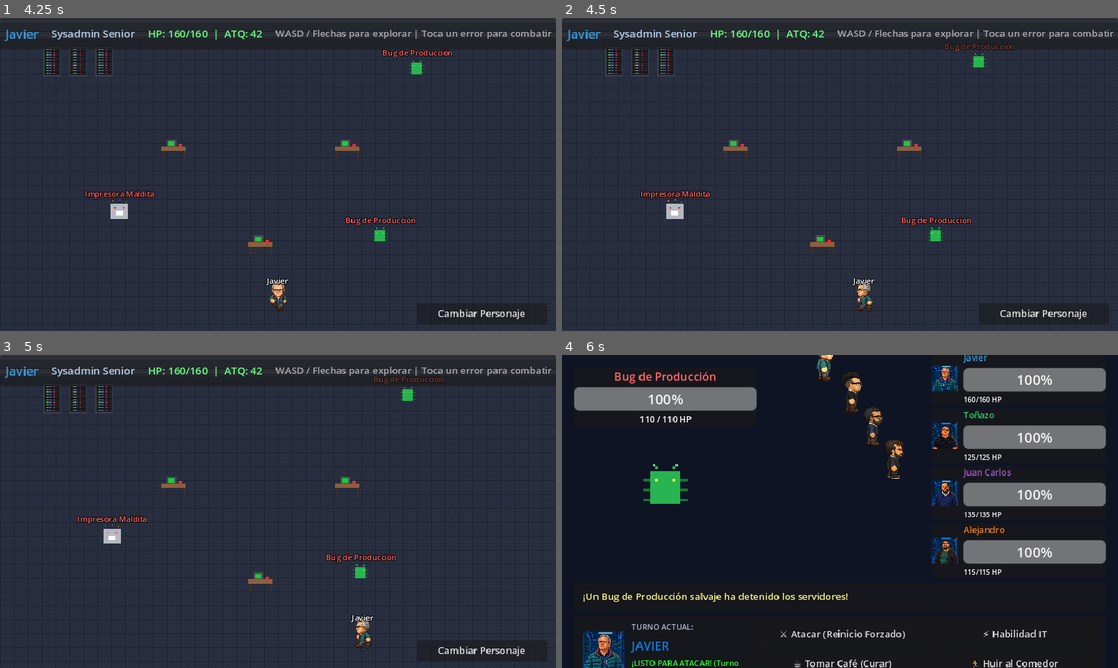
Above: before the commit, frames 1-4 (two rows, left to right).
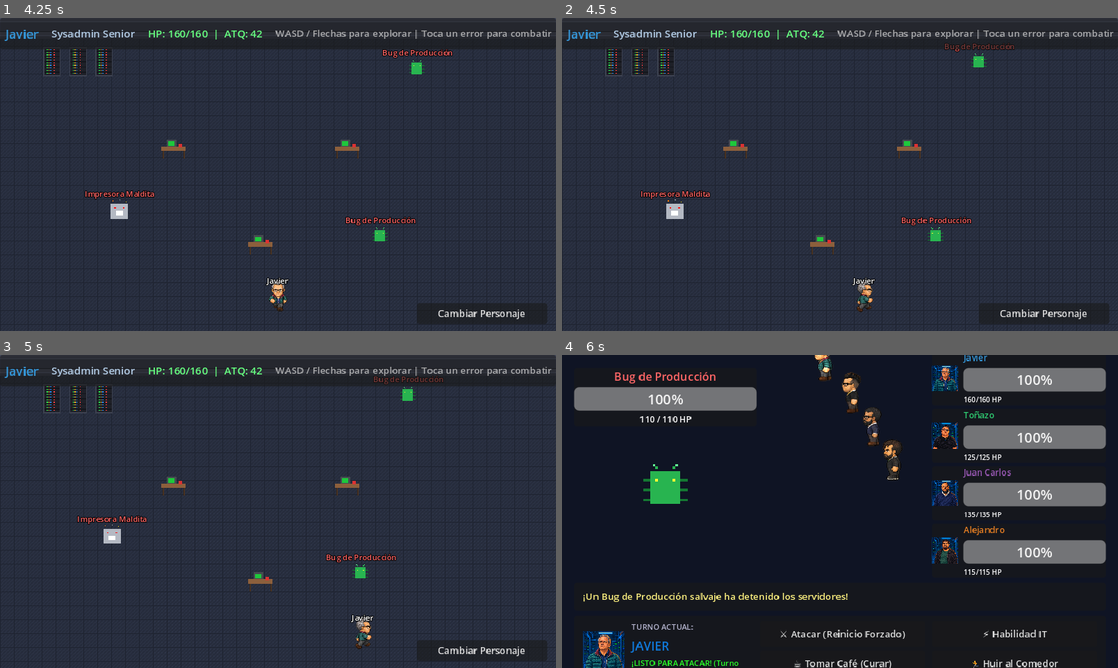
Above: after the commit, the same moments.

Repository: nevalova/it-adventures
Game: Godot game, scene res://scenes/title_screen.tscn
The game is run twice, just before and just after one commit, with the same random seed, the same clock (stepped at 60 frames per second) and the same inputs.
Inputs (mouse positions are in pixels of both pictures, inside the frame that each line leads up to):
- Up to frame 1 (4.25 s): tap Space at 0.5, 0.6, 3.6 s; move the mouse to (400, 158) at 0.52 s; hold Right (ui_right) 0.53-1.25 s; click (400, 158) at 0.67 s; tap Enter (ui_accept) at 0.77, 3.77 s; click "▶ INICIAR AVENTURA CON ESTE H…" at 1.25 s; click "Cambiar Personaje" at 2 s; click "▶ INICIAR AVENTURA CON ESTE H…" at 2.75 s; move the mouse to (166, 190) at 3.52 s; hold Down (ui_down) from 3.53 s (still down)
- Up to frame 2 (4.5 s): move the mouse to (895, 105) at 4.27 s; release Down (ui_down) at 4.28 s; hold Right (ui_right) from 4.28 s (still down); tap Space at 4.35 s
- Up to frame 3 (5 s): keep holding Right (ui_right)
- Up to frame 4 (6 s): move the mouse to (812, 574) at 5.02 s; release Right (ui_right) at 5.03 s; hold Up (ui_up) 5.03-5.78 s; tap Space at 5.1, 5.85 s; click (812, 574) at 5.17 s; tap Enter (ui_accept) at 5.27 s; move the mouse to (1006, 558) at 5.77 s; hold Left (ui_left) from 5.78 s (still down)

Frame 1 is identical in both runs. In frame 2, 0.2% of the frame differs, in the area x 53-56%, y 84-94%; in frame 3, 0.2%; in frame 4, 0.8%, in the area x 45-62%, y 0-40%.

Commit message:
Fix 8-direction walking rotation and battle facing direction

Diff:
--- a/scripts/battle.gd
+++ b/scripts/battle.gd
@@ -93,8 +93,8 @@
 		spr.vframes = 12
 		spr.scale = Vector2(0.32, 0.32)
 		spr.position = Vector2(base_x + i * step_x, base_y + i * step_y)
-		# Row 6 (mirando a la izquierda hacia el enemigo)
-		spr.frame = 6 * 4 + 0
+		# Row 2 (mirando a la izquierda hacia el enemigo)
+		spr.frame = 2 * 4 + 0
 		hero_sprites_container.add_child(spr)
 		battler_sprites.append(spr)
 
@@ -189,7 +189,7 @@
 			active_hero_status.modulate = Color(0.4, 1.0, 0.4)
 			btn_attack.disabled = false
 			btn_attack.text = "⚔ Atacar (Reinicio Forzado)"
-			if spr: spr.frame = 6 * 4 + 0 # Listo mirando al enemigo
+			if spr: spr.frame = 2 * 4 + 0 # Listo mirando al enemigo
 		else:
 			active_hero_status.text = "💤 Tomando Café & Memes (Turno No)"
 			active_hero_status.modulate = Color(1.0, 0.8, 0.2)
@@ -201,7 +201,7 @@
 		active_hero_status.modulate = Color(1, 1, 1)
 		btn_attack.disabled = false
 		btn_attack.text = "⚔ Atacar"
-		if spr: spr.frame = 6 * 4 + 0
+		if spr: spr.frame = 2 * 4 + 0
 
 func reset_active_sprite_position():
 	var spr = get_active_sprite()
@@ -300,7 +300,7 @@
 	tween.tween_callback(func(): spr.frame = 9 * 4 + 2) # Frame con efecto cortante azul
 	tween.tween_interval(0.15)
 	tween.tween_property(spr, "position:x", original_x, 0.1)
-	tween.tween_callback(func(): spr.frame = 6 * 4 + 0)
+	tween.tween_callback(func(): spr.frame = 2 * 4 + 0)
 
 func deal_damage_to_enemy(damage: int, message: String):
 	enemy_current_hp -= damage
--- a/scripts/player.gd
+++ b/scripts/player.gd
@@ -20,7 +20,7 @@
 		sprite.hframes = 4
 		sprite.vframes = 12
 		sprite.scale = Vector2(0.24, 0.24)
-		sprite.frame = 0
+		sprite.frame = 0 # Fila 0, frame 0 = Mirando al frente hacia abajo
 
 func _physics_process(delta):
 	var input_vector = Vector2.ZERO
@@ -52,7 +52,7 @@
 		velocity = Vector2.ZERO
 		is_moving = false
 		anim_timer = 0.0
-		# Frame 0 de la dirección actual (Idle en esa postura)
+		# Frame 0 de la dirección actual
 		sprite.frame = current_row * 4 + 0
 
 	move_and_slide()
@@ -67,15 +67,24 @@
 	if dir.y > 0.3: dy = 1
 	elif dir.y < -0.3: dy = -1
 
+	# Mapeo visual exacto de las 8 direcciones del tileset (Rotación en sentido horario):
+	# Row 0: Sur (Abajo / Frente)
+	# Row 1: Sur-Oeste (Abajo-Izquierda)
+	# Row 2: Oeste (Izquierda)
+	# Row 3: Nor-Oeste (Arriba-Izquierda)
+	# Row 4: Norte (Arriba / Espalda)
+	# Row 5: Nor-Este (Arriba-Derecha)
+	# Row 6: Este (Derecha)
+	# Row 7: Sur-Este (Abajo-Derecha)
 	if dy > 0:
-		if dx > 0: return 1  # Abajo-Derecha
-		elif dx < 0: return 7 # Abajo-Izquierda
-		else: return 0       # Abajo
+		if dx < 0: return 1   # Abajo-Izquierda
+		elif dx > 0: return 7  # Abajo-Derecha
+		else: return 0        # Abajo (Frente)
 	elif dy < 0:
-		if dx > 0: return 3  # Arriba-Derecha
-		elif dx < 0: return 5 # Arriba-Izquierda
-		else: return 4       # Arriba
+		if dx < 0: return 3   # Arriba-Izquierda
+		elif dx > 0: return 5  # Arriba-Derecha
+		else: return 4        # Arriba (Espalda)
 	else:
-		if dx > 0: return 2   # Derecha
-		elif dx < 0: return 6  # Izquierda
+		if dx < 0: return 2   # Izquierda
+		elif dx > 0: return 6  # Derecha
 		else: return current_row
